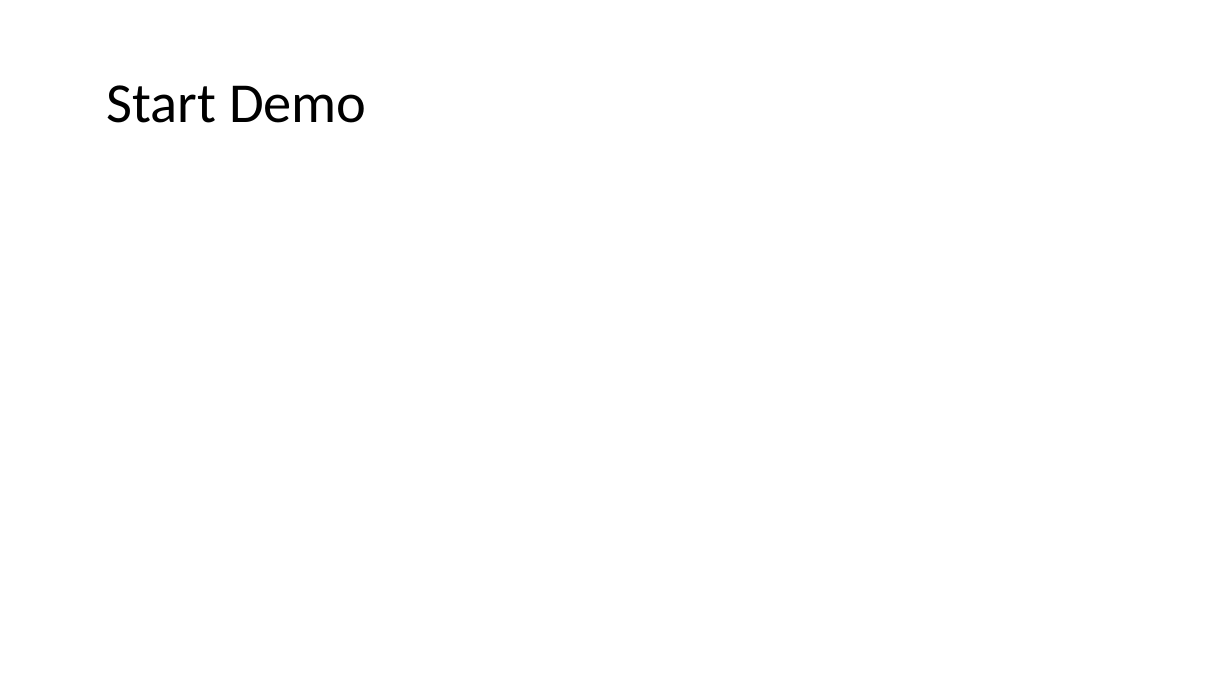
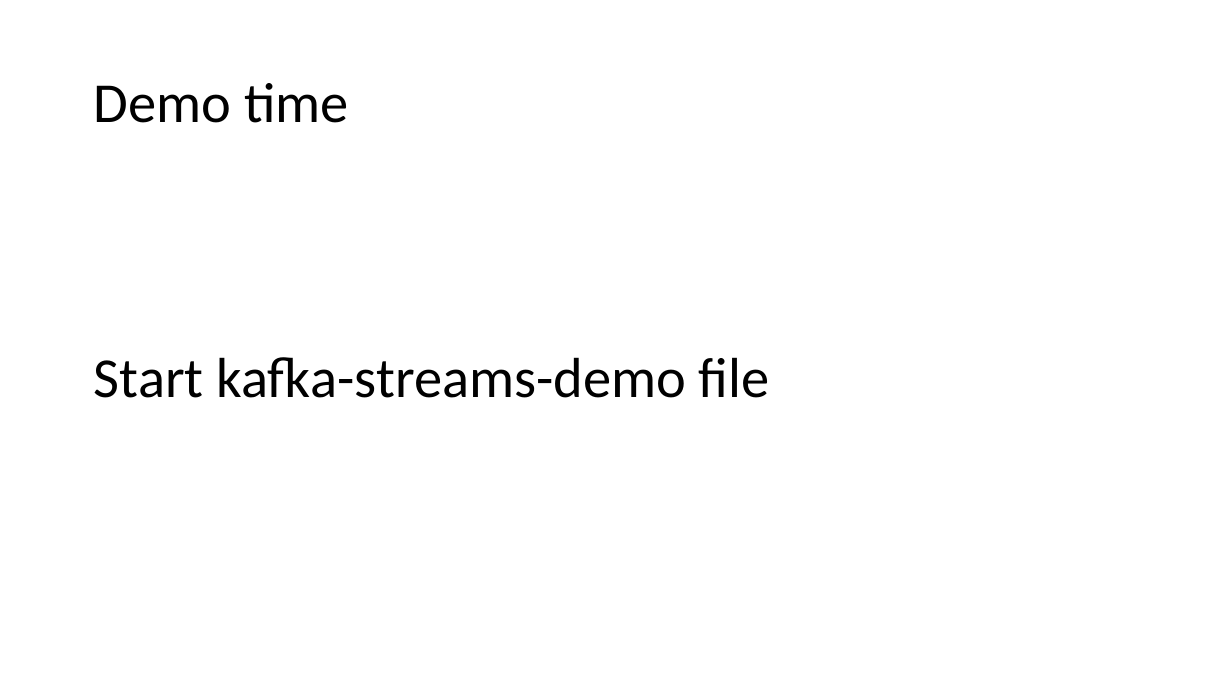
Before and after one commit to binitakaushik18/play-stream-maskingservice, a slide deck: slide 15 of doc/Kafka-Streams-TechConf [Autosaved].pptx. Drawn at 1232x693 pixels with LibreOffice and Linux fonts; fonts in the diff are those of the drawing. Boxes give left, top, right and bottom in pixels: in the first picture for what was removed or moved away, otherwise in the second. Text is boxed around its words. In the diff, an @@ line names an element or a change of style, - is before the commit and + after.

```diff
--- a/doc/Kafka-Streams-TechConf [Autosaved].pptx
+++ b/doc/Kafka-Streams-TechConf [Autosaved].pptx
@@ title at (94, 83, 349, 123): text changed @@
-Start Demo
+Demo time
@@ text added at (94, 357, 770, 398), 44 pt, text #000000 @@
+Start kafka-streams-demo file
```
Also in this commit, not shown: 3 other slides changed, 1 other file.
